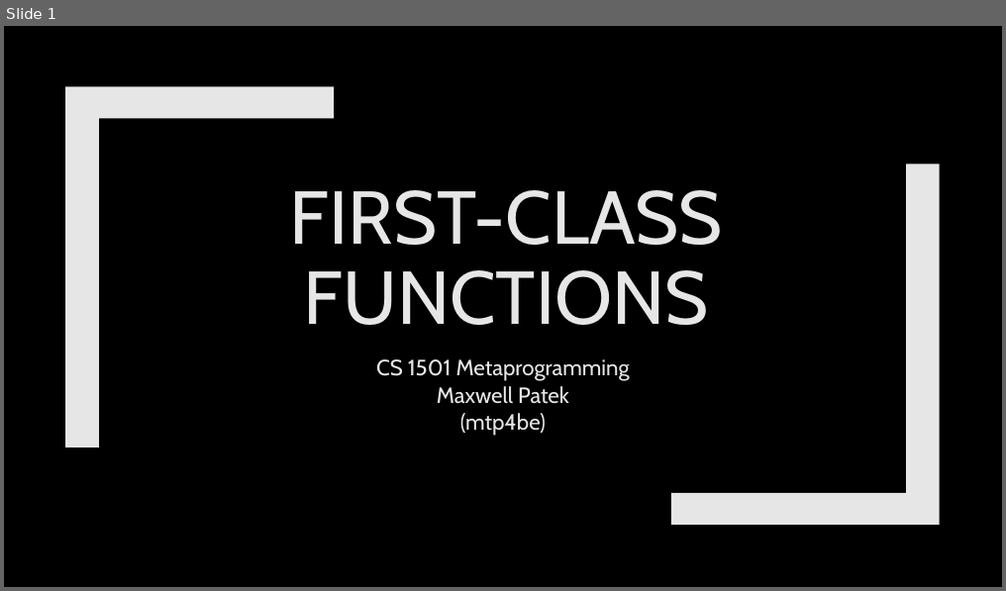
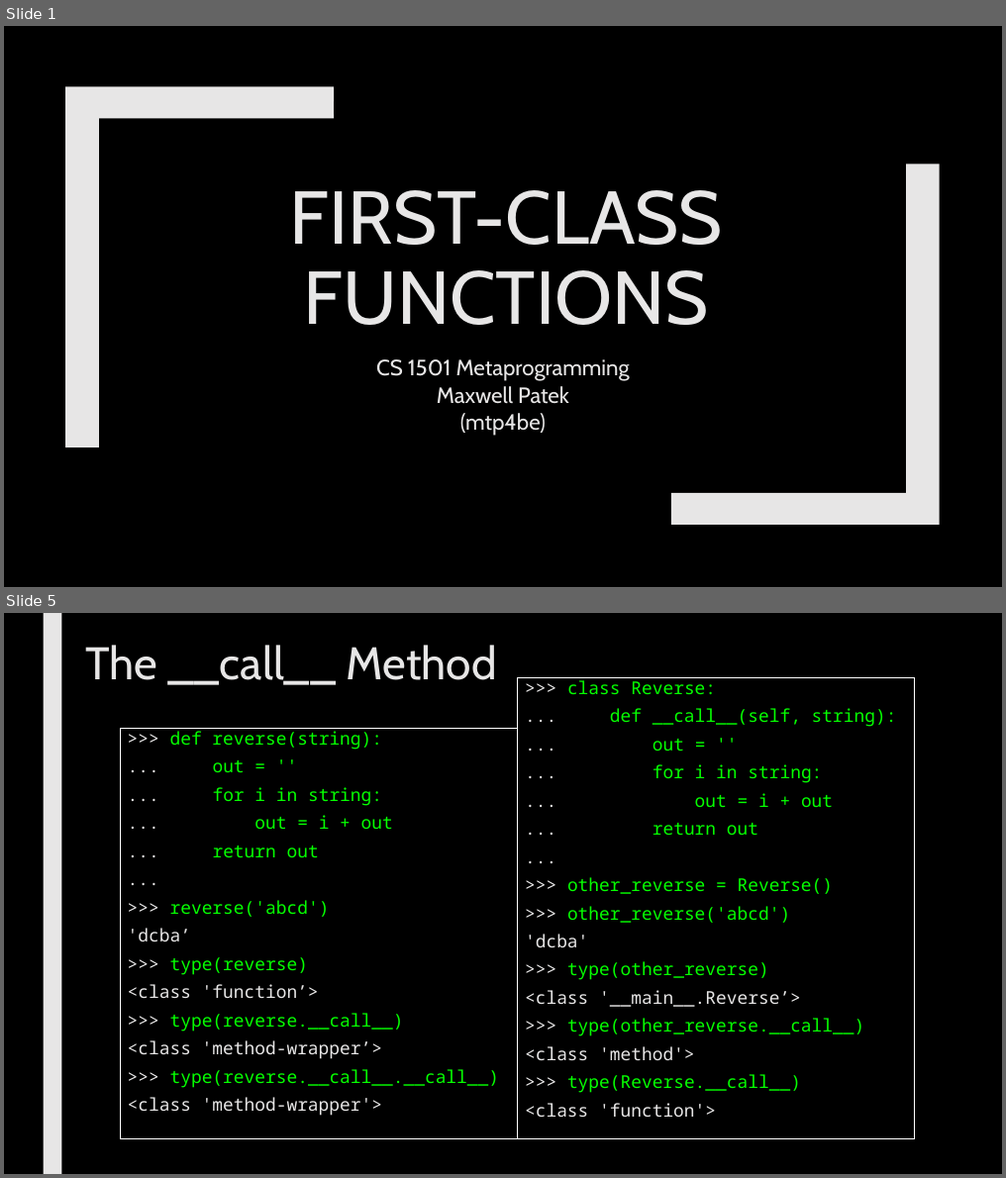
Before and after one commit to max7patek/metaprogramming, a slide deck: slides/02-FirstClassFunctions.pptx. Shown one above the other, each under a label of ours: slide 1 before the commit, slides 1 and 5 after it; the slides between them are not shown. The pictures are 1006x591 and 1006x1178 pixels, drawn with LibreOffice and Linux fonts; fonts in the diff are those of the drawing. Boxes give left, top, right and bottom in pixels: in the first picture for what was removed or moved away, otherwise in the second. Text is boxed around its words. In the diff, an @@ line names an element or a change of style, - is before the commit and + after.

Commit message:
Finshed draft of First-Class Functions slides

```diff
--- a/slides/02-FirstClassFunctions.pptx
+++ b/slides/02-FirstClassFunctions.pptx
@@ slide 5 added at (x1=4, y1=613, x2=1002, y2=1174), background #000000 @@
@@ rectangle added at (x1=43, y1=613, x2=61, y2=1174), fill #E7E6E6 @@
@@ title added at (x1=85, y1=645, x2=497, y2=685), 44 pt, text #E7E6E6 @@
+The __call__ Method
@@ rectangle added at (x1=518, y1=678, x2=915, y2=1140), outline #FFFFFF 0.75 pt, 17 pt, text #05FF00 @@
+>>> class Reverse:
+... def __call__(self, string):
+... out = ''
+... for i in string:
+... out = i + out
+... return out
+...
+>>> other_reverse = Reverse()
+>>> other_reverse('abcd')
+'dcba'
+>>> type(other_reverse)
+<class '__main__.Reverse’>
+>>> type(other_reverse.__call__)
+<class 'method'>
+>>> type(Reverse.__call__)
+<class 'function'>
@@ rectangle added at (x1=120, y1=729, x2=518, y2=1140), outline #FFFFFF 0.75 pt, 17 pt, text #05FF00 @@
+>>> def reverse(string):
+... out = ''
+... for i in string:
+... out = i + out
+... return out
+...
+>>> reverse('abcd')
+'dcba’
+>>> type(reverse)
+<class 'function’>
+>>> type(reverse.__call__)
+<class 'method-wrapper’>
+>>> type(reverse.__call__.__call__)
+<class 'method-wrapper'>
```
Also in this commit, not shown: 1 slide changed, 15 other slides added, 2 slides removed.
